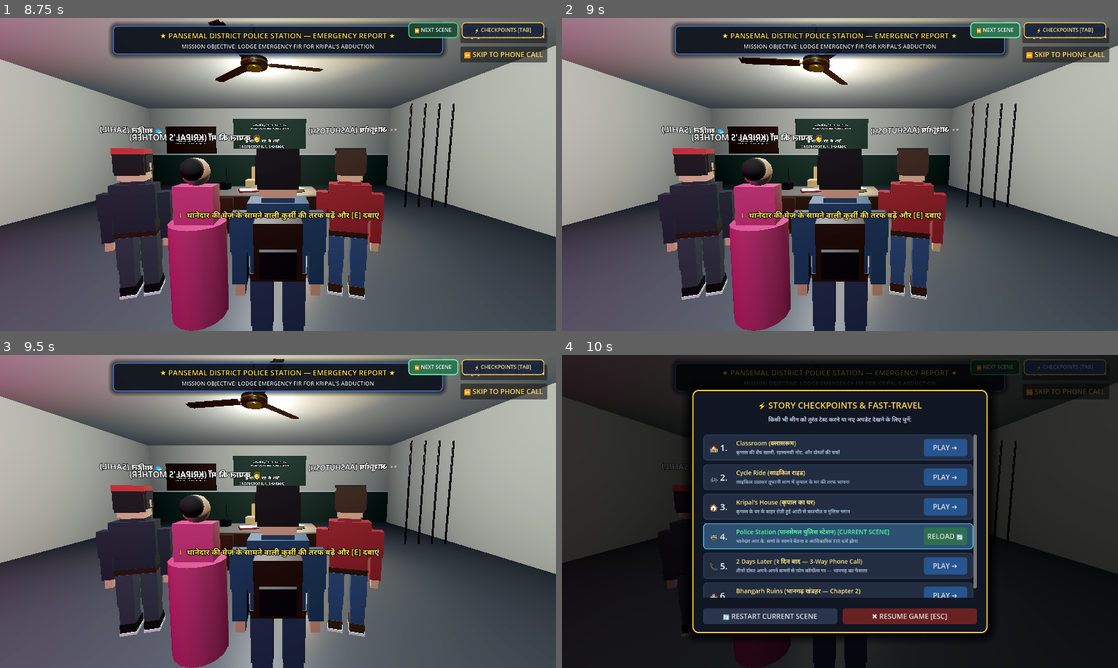
Above: before the commit, frames 1-4 (two rows, left to right).
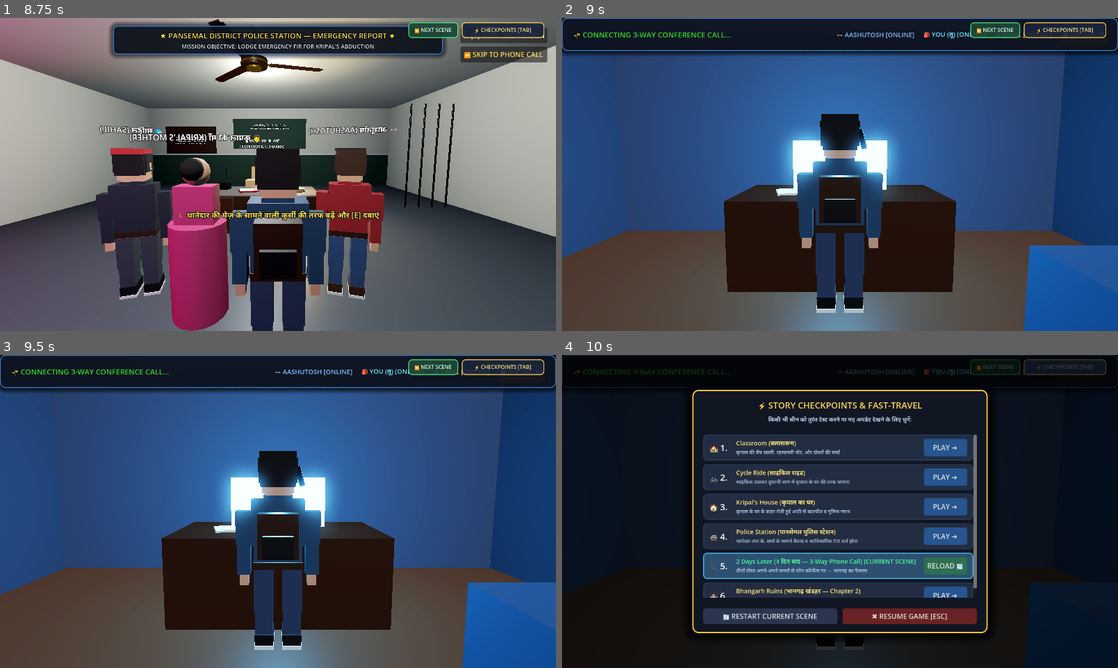
Above: after the commit, the same moments.

Repository: Sahil13092008/HorrorMission
Game: Godot game, scene res://scenes/classroom.tscn
The game is run twice, just before and just after one commit, with the same random seed, the same clock (stepped at 60 frames per second) and the same inputs. Sound files missing from this copy of the repository are replaced by a short silence.
Inputs:
- Up to frame 1 (8.75 s): click "⚡ CHECKPOINTS [TAB]" at 0.5 s; click "✖ RESUME GAME [ESC]" at 1.25 s; click "⏩ NEXT SCENE" at 2 s; click "⚡ CHECKPOINTS [TAB]" at 2.75 s; click "✖ RESUME GAME [ESC]" at 3.5 s; click "⏩ NEXT SCENE" at 4.25 s; click "⚡ CHECKPOINTS [TAB]" at 5 s; click "✖ RESUME GAME [ESC]" at 5.75 s; click "⏩ NEXT SCENE" at 6.5 s; click "⚡ CHECKPOINTS [TAB]" at 7.25 s; click "✖ RESUME GAME [ESC]" at 8 s
- Up to frame 2 (9 s): click "⏩ NEXT SCENE" at 8.75 s
- Up to frame 3 (9.5 s): no input
- Up to frame 4 (10 s): click "⚡ CHECKPOINTS [TAB]" at 9.5 s

Frame 1 is identical in both runs. In frame 2, 90% of the frame differs, in the area x 0-100%, y 0-100%; in frame 3, 90%; in frame 4, 32%.

Commit message:
Fix phone call scene load: replace # with ; in tscn, add CACHE_MODE_REPLACE, fix modal tween and mouse cursor

Diff:
--- a/scenes/phone_call_convo.tscn
+++ b/scenes/phone_call_convo.tscn
@@ -1,4 +1,4 @@
-[gd_scene format=3]
+[gd_scene load_steps=62 format=3 uid="uid://d8m1p4k9x7v2c"]
 
 [ext_resource type="Script" path="res://scripts/phone_call_convo.gd" id="1_script"]
 [ext_resource type="AudioStream" path="res://audio/ambience.wav" id="2_ambience"]
@@ -359,9 +359,9 @@
 volume_db = -12.0
 autoplay = true
 
-# ==============================================================
-# ROOM 1: AASHUTOSH'S BEDROOM (LEFT ROOM: X = -20)
-# ==============================================================
+; ==============================================================
+; ROOM 1: AASHUTOSH'S BEDROOM (LEFT ROOM: X = -20)
+; ==============================================================
 [node name="Room_Aashutosh" type="Node3D" parent="."]
 transform = Transform3D(1, 0, 0, 0, 1, 0, 0, 0, 1, -20, 0, 0)
 
@@ -782,9 +782,9 @@
 outline_size = 4
 
 
-# ==============================================================
-# ROOM 2: PLAYER'S BEDROOM (CENTER ROOM: X = 0)
-# ==============================================================
+; ==============================================================
+; ROOM 2: PLAYER'S BEDROOM (CENTER ROOM: X = 0)
+; ==============================================================
 [node name="Room_Player" type="Node3D" parent="."]
 transform = Transform3D(1, 0, 0, 0, 1, 0, 0, 0, 1, 0, 0, 0)
 
@@ -1164,9 +1164,9 @@
 
 
 
-# ==============================================================
-# ROOM 3: SAHIL'S BEDROOM (RIGHT ROOM: X = 20)
-# ==============================================================
+; ==============================================================
+; ROOM 3: SAHIL'S BEDROOM (RIGHT ROOM: X = 20)
+; ==============================================================
 [node name="Room_Sahil" type="Node3D" parent="."]
 transform = Transform3D(1, 0, 0, 0, 1, 0, 0, 0, 1, 20, 0, 0)
 
@@ -1562,9 +1562,9 @@
 outline_size = 4
 
 
-# ==============================================================
-# UI CANVAS LAYER (PHONE CALL HUD & SUBTITLES)
-# ==============================================================
+; ==============================================================
+; UI CANVAS LAYER (PHONE CALL HUD & SUBTITLES)
+; ==============================================================
 [node name="PhoneUI" type="CanvasLayer" parent="."]
 
 [node name="TopCallBar" type="PanelContainer" parent="PhoneUI"]
@@ -1663,9 +1663,9 @@
 text = "[CLICK / SPACE TO ADVANCE ➔]"
 horizontal_alignment = 2
 
-# ==============================================================
-# CHAPTER 1 FINALE BRIEFING CARD (POST-CALL)
-# ==============================================================
+; ==============================================================
+; CHAPTER 1 FINALE BRIEFING CARD (POST-CALL)
+; ==============================================================
 [node name="ExpeditionCard" type="PanelContainer" parent="PhoneUI"]
 visible = false
 anchors_preset = 8
--- a/scripts/checkpoint_manager.gd
+++ b/scripts/checkpoint_manager.gd
@@ -83,6 +83,23 @@
 	if is_menu_open:
 		if Input.mouse_mode != Input.MOUSE_MODE_VISIBLE:
 			Input.mouse_mode = Input.MOUSE_MODE_VISIBLE
+
+func _input(event: InputEvent) -> void:
+	if is_menu_open:
+		# Always ensure mouse cursor is visible while checkpoint modal is active
+		if Input.mouse_mode != Input.MOUSE_MODE_VISIBLE:
+			Input.mouse_mode = Input.MOUSE_MODE_VISIBLE
+		if event is InputEventKey and event.pressed and not event.echo:
+			if event.keycode == KEY_TAB or event.keycode == KEY_C or event.keycode == KEY_ESCAPE:
+				close_menu()
+				get_viewport().set_input_as_handled()
+				return
+	else:
+		if event is InputEventKey and event.pressed and not event.echo:
+			if event.keycode == KEY_TAB or event.keycode == KEY_C or event.keycode == KEY_F1:
+				open_menu()
+				get_viewport().set_input_as_handled()
+				return
 
 func build_hud() -> void:
 	var hud_root = Control.new()
@@ -395,16 +412,19 @@
 	populate_cards()
 
 	modal_overlay.visible = true
-	modal_panel.modulate.a = 0.0
-	var tw = create_tween()
-	tw.tween_property(modal_panel, "modulate:a", 1.0, 0.18)
+	modal_panel.modulate.a = 1.0
 
 func close_menu() -> void:
 	is_menu_open = false
 	modal_overlay.visible = false
 	get_tree().paused = false
 
-	if prev_mouse_mode == Input.MOUSE_MODE_CAPTURED:
+	# Only restore captured if not going into a UI cutscene
+	var cur = get_tree().current_scene
+	var current_path = cur.scene_file_path if cur else ""
+	if current_path == "res://scenes/phone_call_convo.tscn":
+		Input.mouse_mode = Input.MOUSE_MODE_VISIBLE
+	elif prev_mouse_mode == Input.MOUSE_MODE_CAPTURED:
 		Input.mouse_mode = Input.MOUSE_MODE_CAPTURED
 	else:
 		Input.mouse_mode = Input.MOUSE_MODE_VISIBLE
@@ -420,12 +440,17 @@
 		return
 
 	print("Checkpoint jump to: ", scene_path)
+
+	# Try loading freshly bypassing cache
+	var ps = ResourceLoader.load(scene_path, "PackedScene", ResourceLoader.CACHE_MODE_REPLACE) as PackedScene
+	if ps:
+		var packed_err = get_tree().change_scene_to_packed(ps)
+		if packed_err == OK:
+			return
+
 	var err = get_tree().change_scene_to_file(scene_path)
 	if err != OK:
-		print("change_scene_to_file returned error %d, attempting PackedScene..." % err)
-		var ps = ResourceLoader.load(scene_path) as PackedScene
-		if ps:
-			get_tree().change_scene_to_packed(ps)
+		print("change_scene_to_file returned error %d" % err)
 
 func jump_to_next_scene() -> void:
 	get_tree().paused = false
--- a/scripts/phone_call_convo.gd
+++ b/scripts/phone_call_convo.gd
@@ -49,7 +49,7 @@
 var stream_aashu_2: AudioStream
 
 func load_stream_safe(path: String) -> AudioStream:
-	if ResourceLoader.exists(path):
+	if FileAccess.file_exists(path + ".import") and ResourceLoader.exists(path):
 		var res = load(path)
 		if res is AudioStream:
 			return res
@@ -63,7 +63,10 @@
 				return mp3
 			elif path.ends_with(".wav"):
 				var wav = AudioStreamWAV.new()
-				wav.data = bytes
+				if bytes.size() > 44 and bytes.slice(0, 4).get_string_from_ascii() == "RIFF":
+					wav.data = bytes.slice(44)
+				else:
+					wav.data = bytes
 				return wav
 	return null
 
--- a/scripts/police_station.gd
+++ b/scripts/police_station.gd
@@ -440,17 +440,21 @@
 		start_call_btn.disabled = true
 		start_call_btn.text = "➔ LOADING 3-WAY PHONE CALL..."
 
+	# Try loading freshly with CACHE_MODE_REPLACE to bypass any stale engine cache
+	var ps = ResourceLoader.load("res://scenes/phone_call_convo.tscn", "PackedScene", ResourceLoader.CACHE_MODE_REPLACE) as PackedScene
+	if ps:
+		var change_err = get_tree().change_scene_to_packed(ps)
+		if change_err == OK:
+			return
+
 	var err = get_tree().change_scene_to_file("res://scenes/phone_call_convo.tscn")
-	if err != OK:
-		print("change_scene_to_file failed with error %d, trying PackedScene..." % err)
-		var ps = ResourceLoader.load("res://scenes/phone_call_convo.tscn") as PackedScene
-		if ps:
-			get_tree().change_scene_to_packed(ps)
-		else:
-			print("Critical: Could not load phone_call_convo.tscn: ", err)
-			if start_call_btn:
-				start_call_btn.disabled = false
-				start_call_btn.text = "⚠️ RETRY LOADING PHONE CALL ➔"
+	if err == OK:
+		return
+
+	print("Critical: Could not load phone_call_convo.tscn (err: %d)" % err)
+	if start_call_btn:
+		start_call_btn.disabled = false
+		start_call_btn.text = "⚠️ RETRY LOADING PHONE CALL [ERR %d] ➔" % err
 
 func _on_start_chapter2_pressed() -> void:
 	if start_chapter2_btn:
